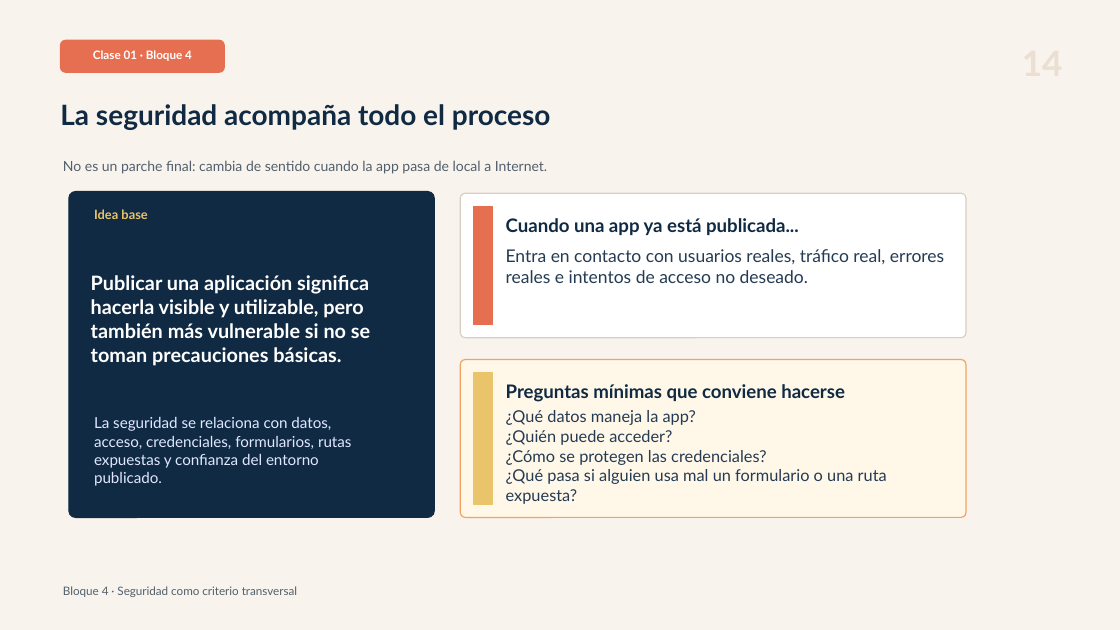
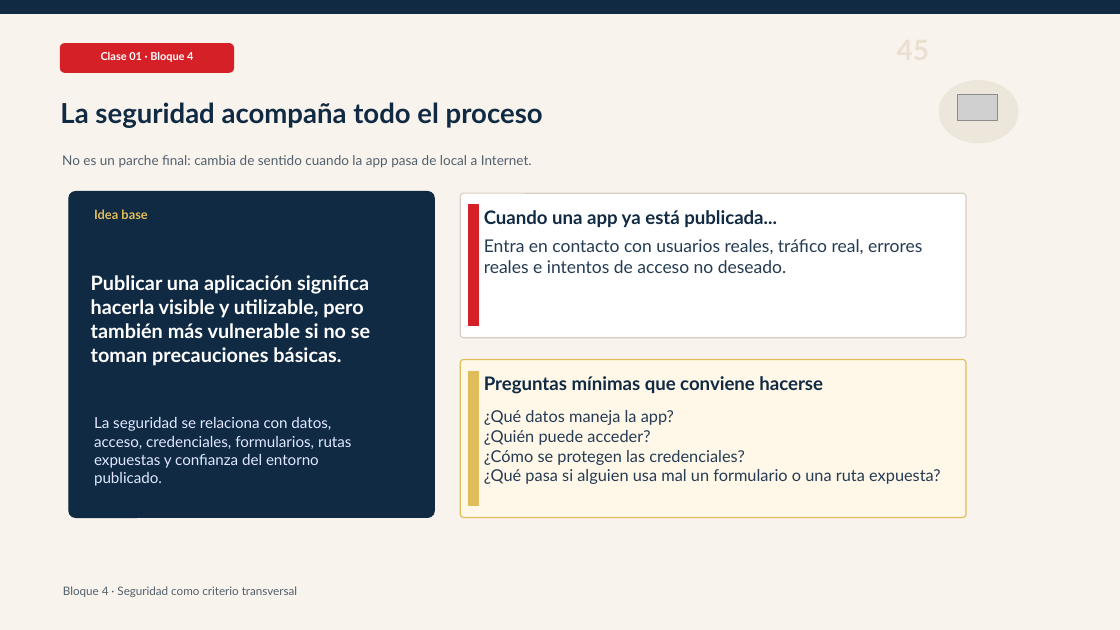
Before and after one commit to Dieg0Code/PRO301_Taller_de_Aplicaciones_para_Internet, a slide deck: slide 45 of clases/semana-01/01/ppt/Clase-01-Bloque-1-La-Web-No-Es-Magia.pptx. Drawn at 1120x630 pixels with LibreOffice and Linux fonts; fonts in the diff are those of the drawing; grey boxes stand for pictures. Boxes give left, top, right and bottom in pixels: in the first picture for what was removed or moved away, otherwise in the second. Text is boxed around its words. In the diff, an @@ line names an element or a change of style, - is before the commit and + after.

```diff
--- a/clases/semana-01/01/ppt/Clase-01-Bloque-1-La-Web-No-Es-Magia.pptx
+++ b/clases/semana-01/01/ppt/Clase-01-Bloque-1-La-Web-No-Es-Magia.pptx
@@ rectangle added at [0, 0, 1120, 13], fill #102A43, outline #102A43 1 pt @@
@@ rounded rectangle: place and size @@
-rounded rectangle at [60, 40, 224, 72]
+rounded rectangle at [60, 44, 234, 72]
@@ rounded rectangle at [60, 44, 234, 72]: fill #E76F51 to #D62027; outline #E76F51 1 pt to #D62027 1 pt; proportions changed @@
@@ text "Clase 01 · Bloque 4" at [101, 52, 193, 62]: size 10 to 9.4 pt @@
@@ text "La seguridad acompaña todo el ..." at [60, 102, 543, 128]: size 24 to 23.6 pt @@
@@ ellipse added at [939, 81, 1018, 143], fill #EDE6DA, outline #EDE6DA 1 pt @@
@@ picture added at [958, 95, 998, 120] @@
@@ text "No es un parche final: ..." at [62, 155, 532, 168]: size 12 to 11.6 pt @@
@@ text "Idea base" at [94, 209, 147, 219]: text colour #E9C46A to #E0BC5A @@
@@ rounded rectangle at [460, 193, 966, 338]: proportions changed @@
@@ rectangle: place and size @@
-rectangle at [474, 207, 492, 324]
+rectangle at [469, 205, 479, 326]
@@ rectangle at [469, 205, 479, 326]: fill #E76F51 to #D62027; outline #E76F51 1 pt to #D62027 1 pt @@
@@ text "Cuando una app ya está ...": place and size @@
-text "Cuando una app ya está ..." at [506, 218, 799, 235]
+text "Cuando una app ya está ..." at [484, 210, 777, 227]
@@ text "Entra en contacto con usuarios ...": place and size @@
-text "Entra en contacto con usuarios ..." at [506, 249, 944, 283]
+text "Entra en contacto con usuarios ..." at [484, 239, 922, 273]
@@ rounded rectangle at [460, 360, 966, 518]: outline #F4A261 1 pt to #E0BC5A 1 pt; proportions changed @@
@@ rectangle: place and size @@
-rectangle at [474, 373, 492, 504]
+rectangle at [469, 371, 479, 506]
@@ rectangle at [469, 371, 479, 506]: fill #E9C46A to #E0BC5A; outline #E9C46A 1 pt to #E0BC5A 1 pt @@
@@ text "Preguntas mínimas que conviene hacerse": place and size @@
-text "Preguntas mínimas que conviene hacerse" at [506, 384, 845, 402]
+text "Preguntas mínimas que conviene hacerse" at [484, 376, 823, 394]
@@ text "¿Qué datos maneja la app?" rewrapped from [506, 410, 887, 504] to [484, 410, 941, 484] @@
```
Also in this commit, not shown: 57 other slides changed, 3 slides added, 2 slides removed, 26 other files.
